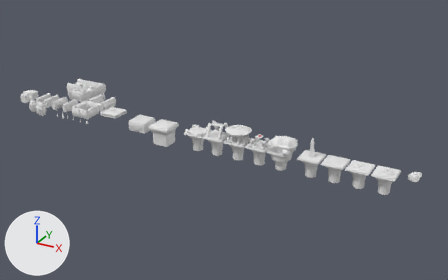
Renders of the Blender file ToL_Testing/Assets/Models/Dungeon/Walls/walls_01.blend from each side of a commit.
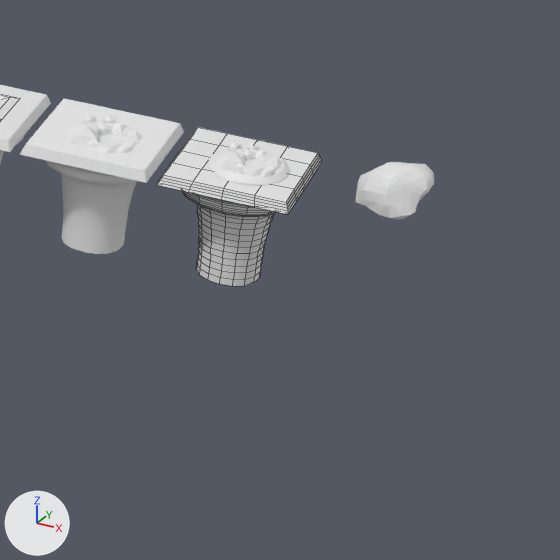
The first picture shows the older version from a 50 mm camera at (300.0, -336.0, 169.0) aimed at (106.0, 18.0, -7.0). The close-ups show both versions on the part from 76% to 99% of the width and 51% to 88% of the height of that picture; other places that the commit changed are outside them. Lighting does not change. The marker at lower left points along +X, +Y and +Z. The close-ups show mesh edges as thin lines.
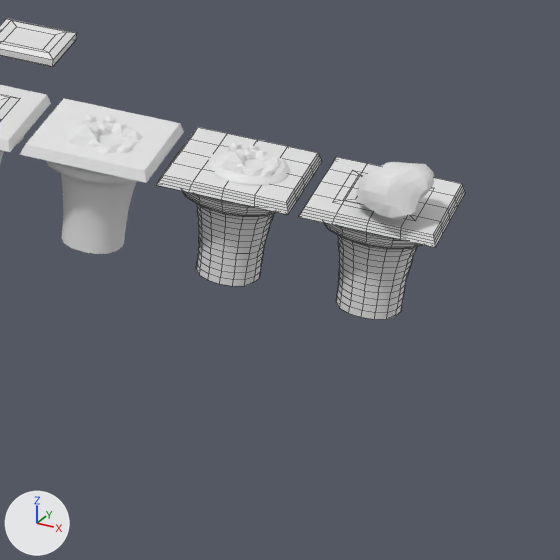
Pixel boxes (x1, y1, x2, y2) of what changed, in the close-ups (560 x 560 px):
'Cube.047', shown
    after: (299, 157, 465, 319)
'cobble-plate.01', added
    after: (0, 19, 76, 60)
'cobble-plate', added
    after: (0, 27, 77, 67)
'Cube.050', shown
    after: (336, 172, 430, 219)

Edits to the bpy script that builds the scene:
```text
Add me_cube_084:
    me_cube_084.from_pydata([(-3.59, -3.59, -0.59), (-3.59, 3.59, -0.59), (3.59, -3.59, -0.59), (3.59, 3.59, -0.59), (-2.48, -2.48, 0.76), (-2.48, 2.48, 0.76), (2.48, 2.48, 0.76), (2.48, -2.48, 0.76), (-4.5, 4.5, -0.24), (-4.5, -4.5, -0.24), (-4.5, -4.5, 0.65), (-4.5, 4.5, 0.65), (4.5, 4.5, -0.24), (4.5, 4.5, 0.65), (4.5, -4.5, -0.24), (4.5, -4.5, 0.65)], [], [(1, 0, 9, 8), (3, 1, 8, 12), (1, 3, 2, 0), (6, 5, 4, 7), (9, 10, 11, 8), (8, 11, 13, 12), (12, 13, 15, 14), (14, 15, 10, 9), (2, 3, 12, 14), (0, 2, 14, 9)])
Add me_cube_085:
    me_cube_085.from_pydata([(-3.59, -3.59, 0.99), (-3.59, 3.59, 0.99), (3.59, -3.59, 0.99), (3.59, 3.59, 0.99), (-2.48, -2.48, 0.76), (-2.48, 2.48, 0.76), (2.48, 2.48, 0.76), (2.48, -2.48, 0.76), (-4.5, -4.5, 0.65), (-4.5, 4.5, 0.65), (4.5, 4.5, 0.65), (4.5, -4.5, 0.65)], [], [(2, 0, 8, 11), (0, 1, 9, 8), (1, 0, 4, 5), (0, 2, 7, 4), (3, 1, 5, 6), (2, 3, 6, 7), (1, 3, 10, 9), (3, 2, 11, 10)])
Change ob_cube_047:
    remove ob_cube_047.hide_set(True)
Change ob_cube_050:
    remove ob_cube_050.hide_set(True)
Add ob_cobble_plate_01:
    ob_cobble_plate_01 = bpy.data.objects.new('cobble-plate.01', me_cube_085)
    ob_cobble_plate_01.parent = ob_cobble_plate
    ob_cobble_plate_01.matrix_parent_inverse = Matrix(((1.0, 0.0, 0.0, -191.7), (0.0, 1.0, 0.0, -7.555), (0.0, 0.0, 1.0, 0.425), (0.0, 0.0, 0.0, 1.0)))
    ob_cobble_plate_01.location = (191.7, 7.555, -0.425)
Add ob_cobble_plate:
    ob_cobble_plate = bpy.data.objects.new('cobble-plate', me_cube_084)
    ob_cobble_plate.location = (191.7, 28.9, -0.4)
```
